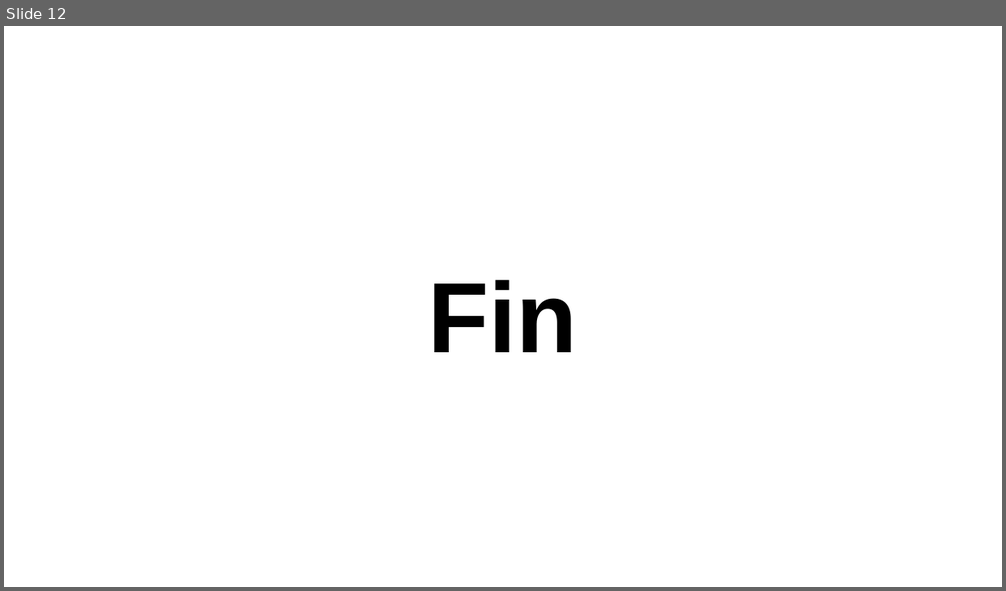
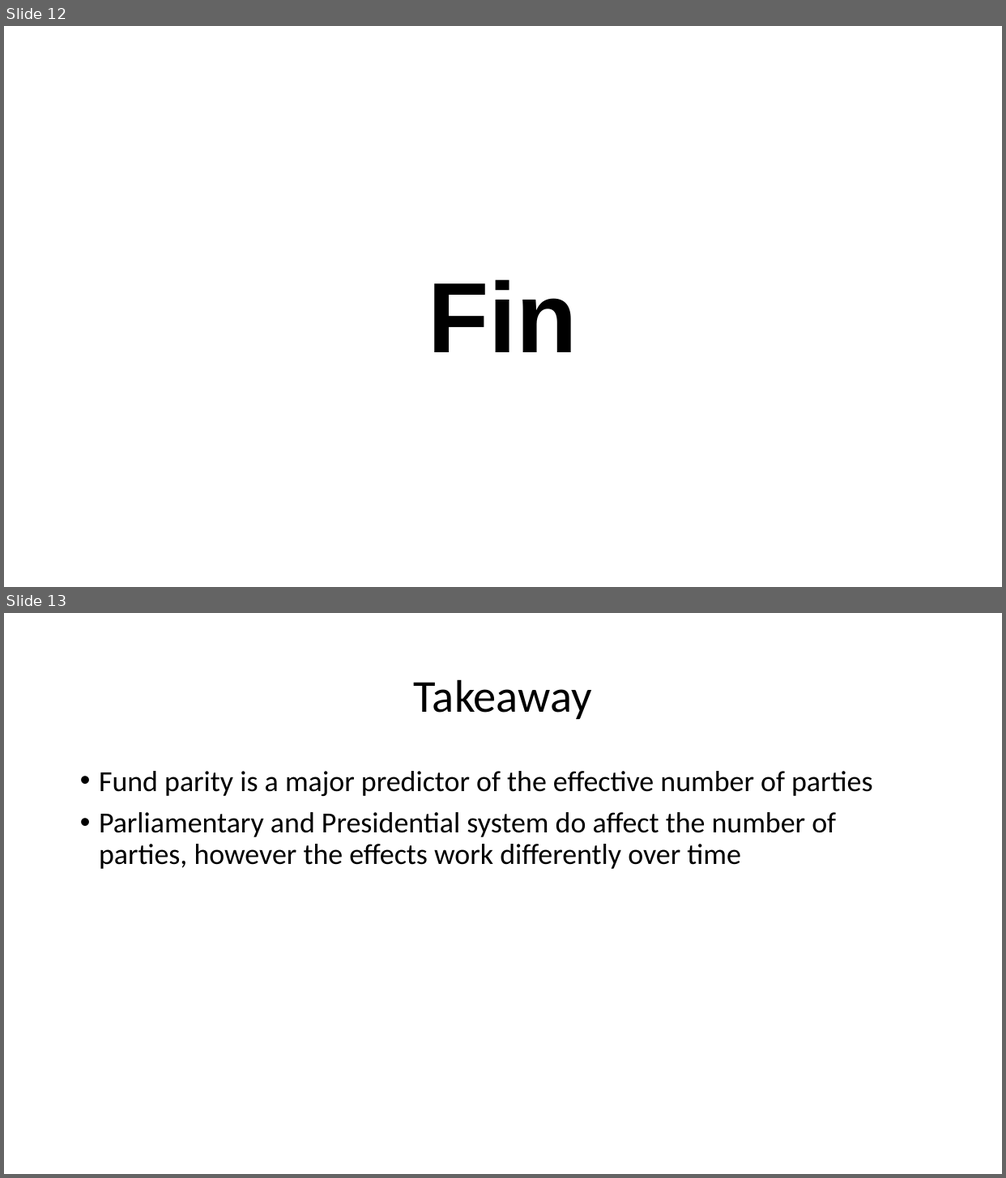
Before and after one commit to R-Hallissey/StatsII_Spring2023, a slide deck: Replication/Presentation/Replication and Improvement of The Impact of Campaign.pptx. Shown one above the other, each under a label of ours: slide 12 before the commit, slides 12 and 13 after it. The pictures are 1006x591 and 1006x1178 pixels, drawn with LibreOffice and Linux fonts; fonts in the diff are those of the drawing. Boxes give left, top, right and bottom in pixels: in the first picture for what was removed or moved away, otherwise in the second. Text is boxed around its words. In the diff, an @@ line names an element or a change of style, - is before the commit and + after.

Commit message:
Update

```diff
--- a/Replication/Presentation/Replication and Improvement of The Impact of Campaign.pptx
+++ b/Replication/Presentation/Replication and Improvement of The Impact of Campaign.pptx
@@ slide 13 added at (4, 613, 1002, 1174), background #FFFFFF @@
@@ title added at (414, 679, 592, 719), 44 pt, text #000000 @@
+Takeaway
@@ text added at (99, 771, 872, 869), 28 pt, text #000000 @@
+• Fund parity is a major predictor of the effective number of parties
+• Parliamentary and Presidential system do affect the number of parties, however the effects work differently over time
```
